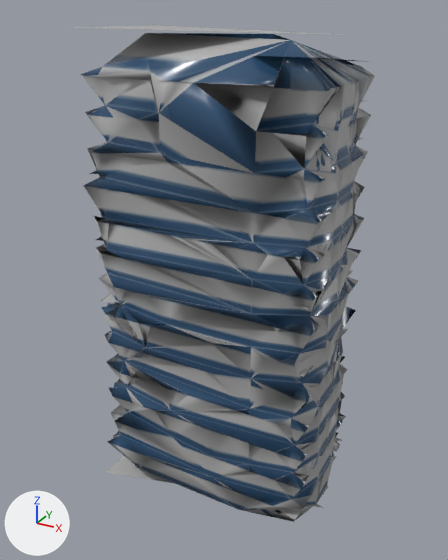
What one commit did to the glTF model godot/assets/citykits/kit4/b_3.glb.
Camera for both pictures: a 50 mm lens placed at (39.8, -73.0, 81.8), pointed at (-0.4, 0.2, 45.2). The lights are fixed; the arrows at lower left show +X, +Y and +Z. The older version comes first. Vertices at exactly the same position are counted once.

Names of what the first picture shows: 'Building-Big-Wide-01-BAKED.001'.
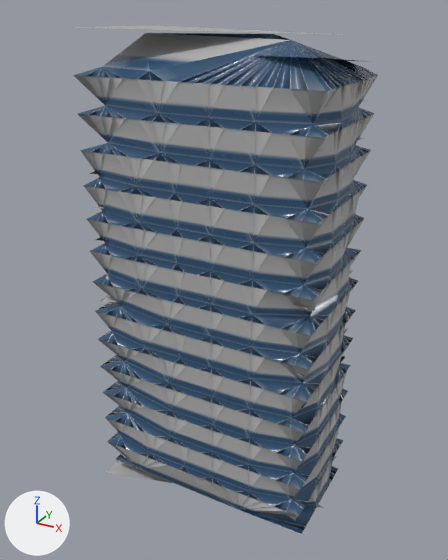
Boxes (x1, y1, x2, y2) around the edits, measured in the pictures (448 x 560 px):
'Building-Big-Wide-01-BAKED.001', reshaped
    before: (75, 25, 375, 522)
    after: (73, 25, 378, 534)
part 1 of me_cube_001, built on
    before: (81, 36, 359, 522)
    after: (73, 33, 378, 534)
part 2 of me_cube_001, surface changed
    both: (121, 87, 347, 479)

Edits to the bpy script that builds the scene:
```text
Change me_cube_001:
    used by ob_building_big_wide_01_baked_001; location = (0.0, 0.0, 0.0)
    remove me_cube_001.from_pydata(...)  # 4504 vertices, 9999 faces; spans x -17.6..17.5, y -10.0..10.1, z 9.4..79.5
    add me_cube_001.from_pydata(...)  # 22911 vertices, 48571 faces; spans x -17.6..17.5, y -10.0..10.1, z 9.4..79.5
    me_cube_001 part 1: 1029 vertices moved within x -15.0..15.0, y -9.6..9.6, z 11.7..73.9; 18407 vertices added at x -17.0..17.0, y -9.6..9.6, z 11.7..73.9
    me_cube_001 part 2: 49 kept faces spanning x -17.0..17.0, y -9.6..9.6, z 16.5..78.5 get new texture (UV) coordinates
```
